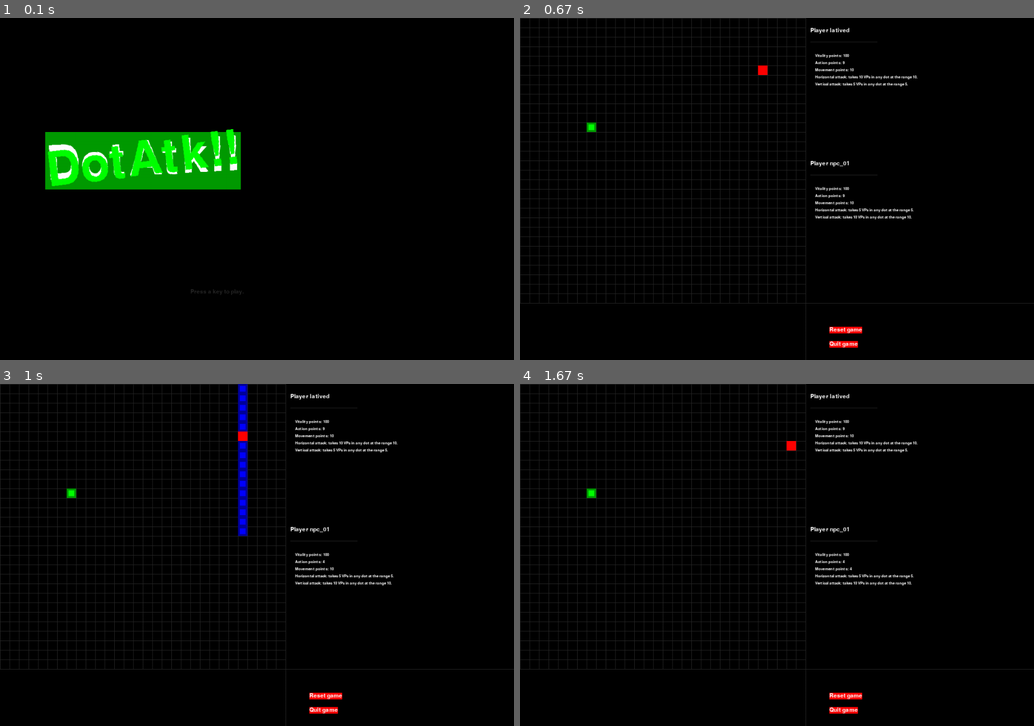
Above: before the commit, frames 1-4 (two rows, left to right).
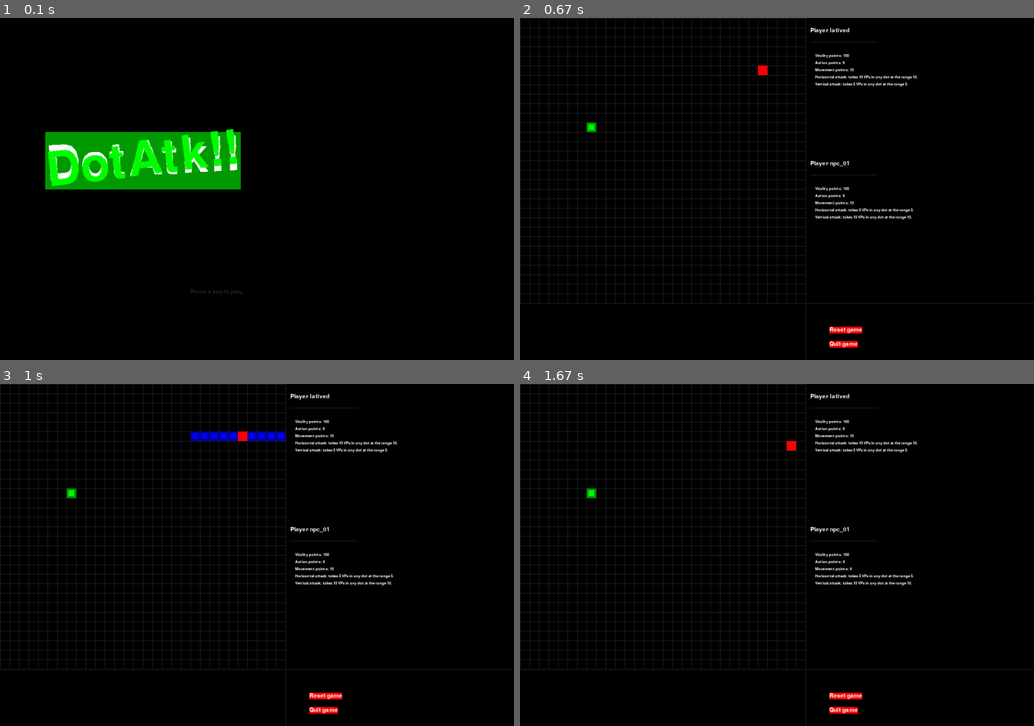
Above: after the commit, the same moments.

Repository: latived/ia2-p1
Game: pygame game, started from game.py
Two runs of this game, one before a commit and one after it. Both use one fixed random seed, a clock stepped at 60 frames per second and the inputs below.
Inputs:
- Up to frame 1 (0.1 s): no input
- Up to frame 2 (0.67 s): tap Enter at 0.33 s
- Up to frame 3 (1 s): tap P at 0.67 s
- Up to frame 4 (1.67 s): hold Right 1-1.47 s

Frames 1-2 are identical in both runs. In frame 3, 1.3% of the frame differs, in the area x 37-56%, y 0-45%; in frame 4, nothing differs.

Commit message:
Wrapped up npc actions in method npcRandomActions. Now we can implement npcGaActions and choose between the two freely.

Diff:
--- a/game.py
+++ b/game.py
@@ -102,21 +102,7 @@
                 showedTurnCounter = True
 
             if not dotTurn:
-                dotDirection = getRandomDirection()
-                dotAtkType = random.choice(list(dotNpc.atkTypes))  # because only npc enters here (it is its turn)
-                dotTurnOver = random.choice([True, False])
-                # choose action (1 to move, 2 to atk, 3 to turn over)
-                action = random.randint(1, 3)
-
-                if action == 1:
-                    dotAtkType = None
-                    dotTurnOver = False
-                elif action == 2:
-                    dotDirection = None
-                    dotTurnOver = False
-                else:
-                    dotDirection = None
-                    dotAtkType = None
+                dotDirection, dotAtkType, dotTurnOver = npcRandomActions(dotNpc.atkTypes)
 
                 # swap turn, reset variable
                 dotCanAtk = True
@@ -309,6 +295,26 @@
         return False
 
     return True
+
+
+def npcRandomActions(dotNpcAtkTypes):
+    dotDirection = getRandomDirection()
+    dotAtkType = random.choice(list(dotNpcAtkTypes))  # because only npc enters here (it is its turn)
+    dotTurnOver = random.choice([True, False])
+    # choose action (1 to move, 2 to atk, 3 to turn over)
+    action = random.randint(1, 3)
+
+    if action == 1:
+        dotAtkType = None
+        dotTurnOver = False
+    elif action == 2:
+        dotDirection = None
+        dotTurnOver = False
+    else:
+        dotDirection = None
+        dotAtkType = None
+
+    return dotDirection, dotAtkType, dotTurnOver
 
 
 def drawPressKeyMsg():
